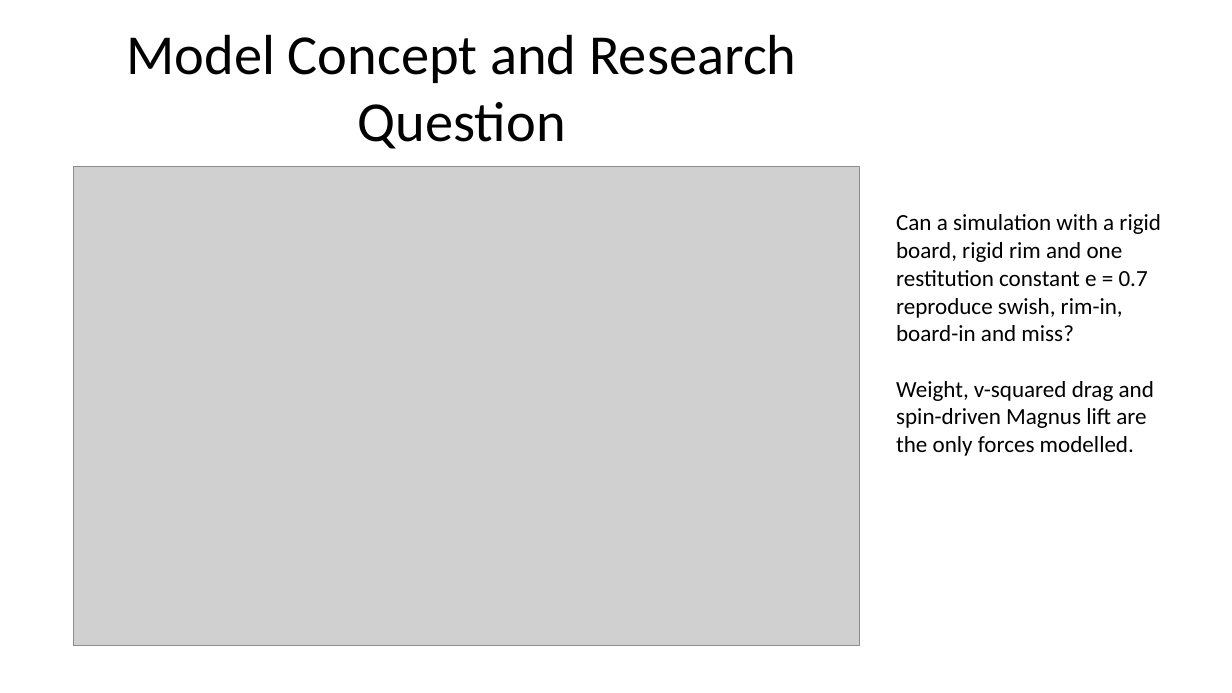
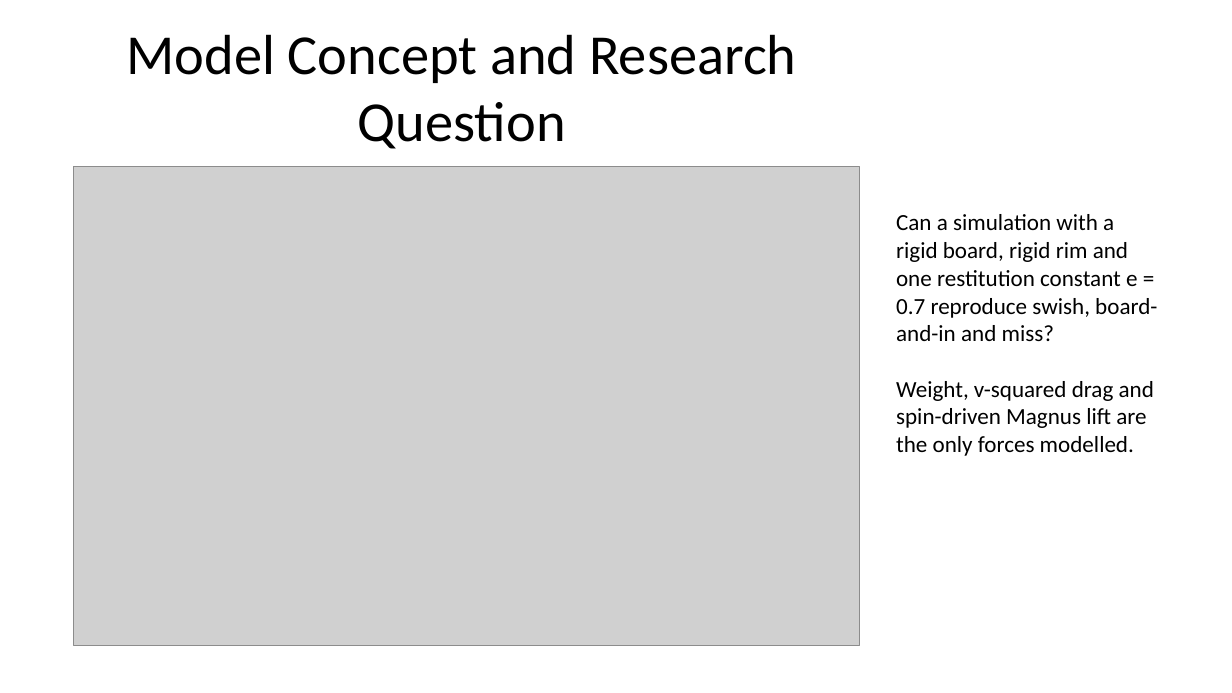
Before and after one commit to dbzyw/comp-1110-group-project, a slide deck: slide 4 of Specifications/COMP1110_Basketball_Shot_Simulation_Progress.pptx. Drawn at 1232x693 pixels with LibreOffice and Linux fonts; fonts in the diff are those of the drawing; grey boxes stand for pictures. Boxes give left, top, right and bottom in pixels: in the first picture for what was removed or moved away, otherwise in the second. Text is boxed around its words. In the diff, an @@ line names an element or a change of style, - is before the commit and + after.

```diff
--- a/Specifications/COMP1110_Basketball_Shot_Simulation_Progress.pptx
+++ b/Specifications/COMP1110_Basketball_Shot_Simulation_Progress.pptx
@@ text at <box>896,214,1157,341</box>: text changed @@
-Can a simulation with a rigid board, rigid rim and one restitution constant e = 0.7 reproduce swish, rim-in, board-in and miss?
+Can a simulation with a rigid board, rigid rim and one restitution constant e = 0.7 reproduce swish, board-and-in and miss?
```
Also in this commit, not shown: 8 other slides changed, 5 slides added, 3 other files.
